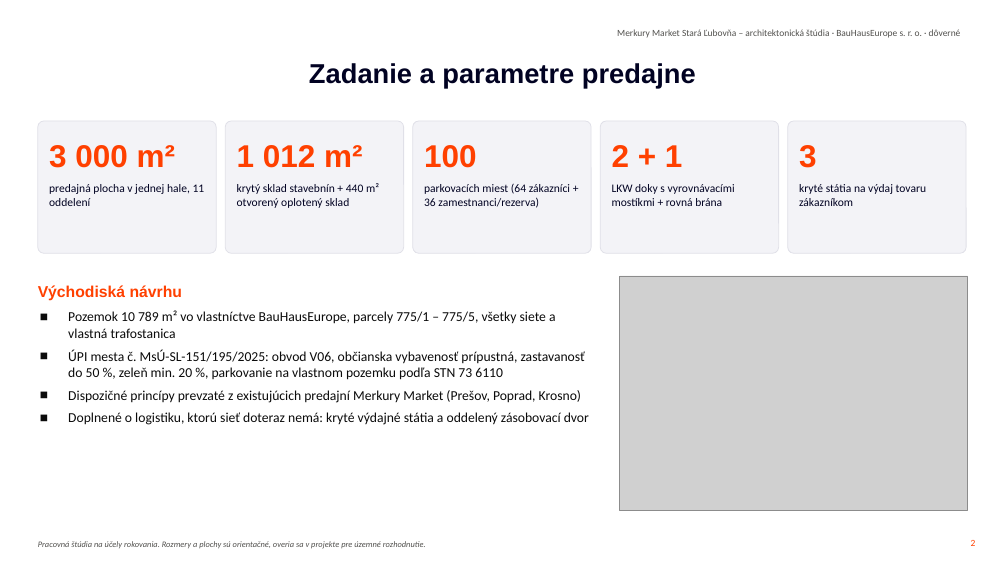
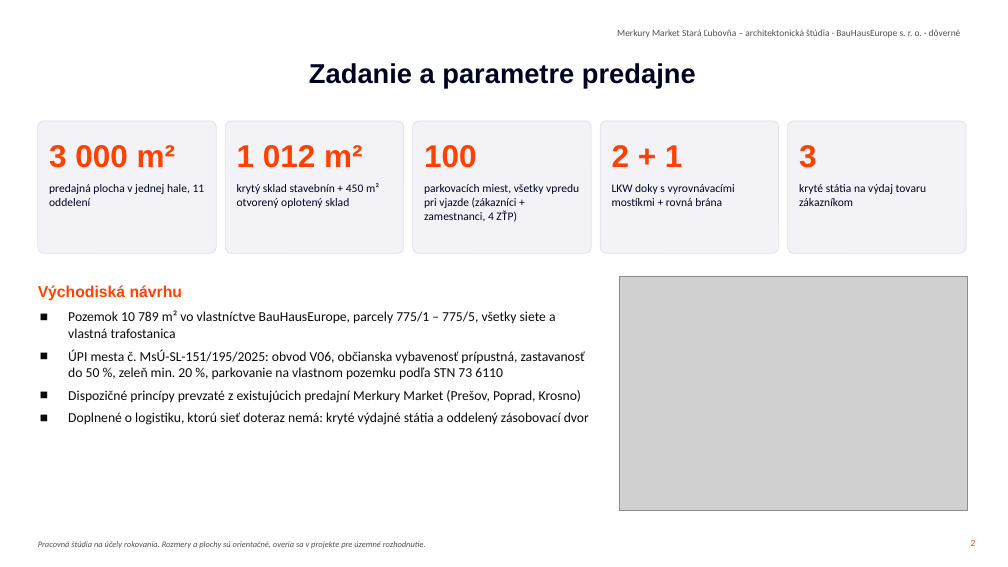
Before and after one commit to Lubo585/Lubo585, a slide deck: slide 2 of business-plan/studia-merkury-market/Studia_predajne_Merkury_Market_Stara_Lubovna_SK.pptx. Drawn at 1008x567 pixels with LibreOffice and Linux fonts; fonts in the diff are those of the drawing; grey boxes stand for pictures; background and template pictures are left out. Boxes give left, top, right and bottom in pixels: in the first picture for what was removed or moved away, otherwise in the second. Text is boxed around its words. In the diff, an @@ line names an element or a change of style, - is before the commit and + after.

```diff
--- a/business-plan/studia-merkury-market/Studia_predajne_Merkury_Market_Stara_Lubovna_SK.pptx
+++ b/business-plan/studia-merkury-market/Studia_predajne_Merkury_Market_Stara_Lubovna_SK.pptx
@@ text at <box>237,183,379,208</box>: text changed @@
-krytý sklad stavebnín + 440 m² otvorený oplotený sklad
+krytý sklad stavebnín + 450 m² otvorený oplotený sklad
@@ text at <box>424,184,579,222</box>: text changed @@
-parkovacích miest (64 zákazníci + 36 zamestnanci/rezerva)
+parkovacích miest, všetky vpredu pri vjazde (zákazníci + zamestnanci, 4 ZŤP)
```
Also in this commit, not shown: 6 other slides changed, 3 other files.
